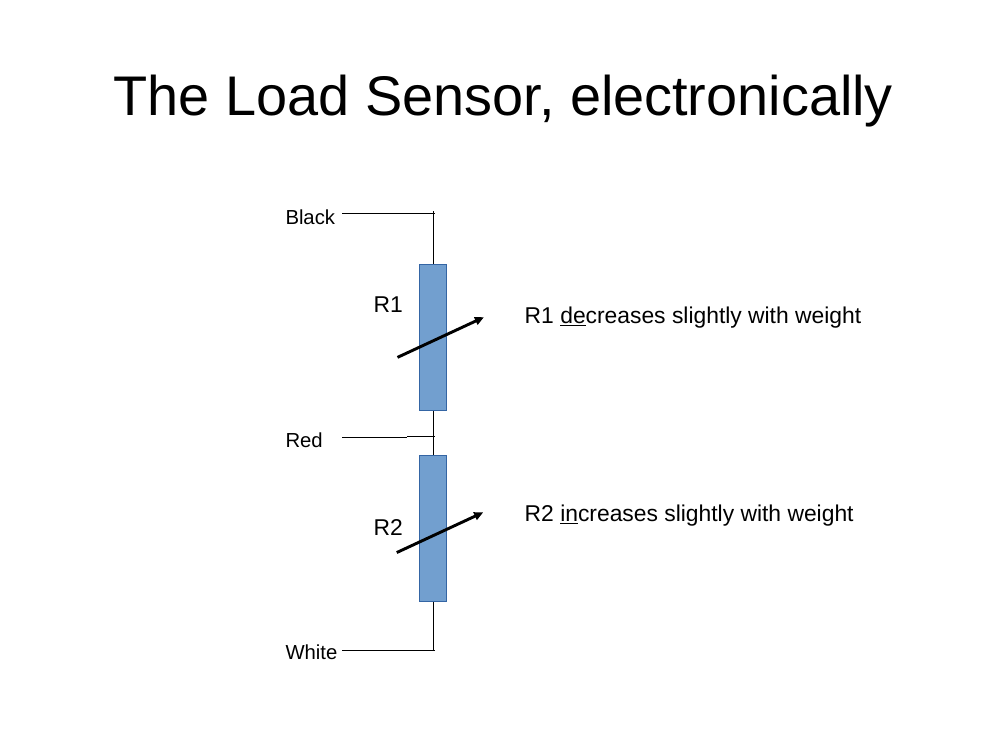
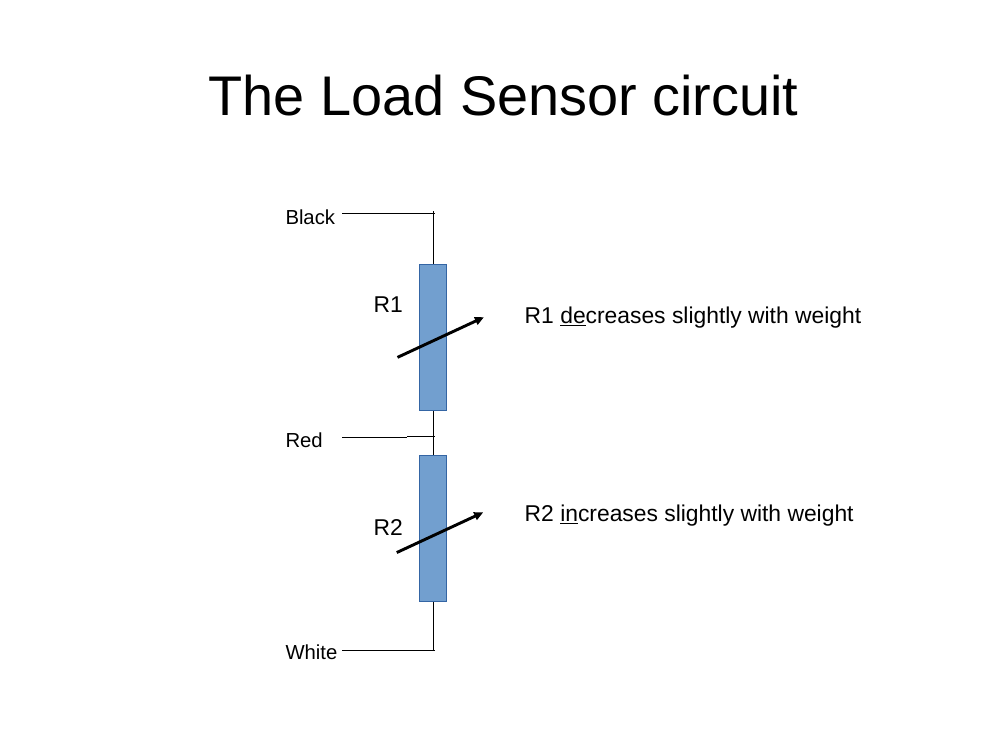
Before and after one commit to bneedhamia/CurieBLEWeightMonitor, a slide deck: slide 3 of ProjectMath.odp. Drawn at 1008x756 pixels with LibreOffice and Linux fonts; fonts in the diff are those of the drawing. Boxes give left, top, right and bottom in pixels: in the first picture for what was removed or moved away, otherwise in the second. Text is boxed around its words. In the diff, an @@ line names an element or a change of style, - is before the commit and + after.

```diff
--- a/ProjectMath.odp
+++ b/ProjectMath.odp
@@ title at [209,74,798,116]: text changed @@
-The Load Sensor, electronically
+The Load Sensor circuit
```
Also in this commit, not shown: 6 other slides changed, 6 slides added, 1 slide removed, 2 other files.
